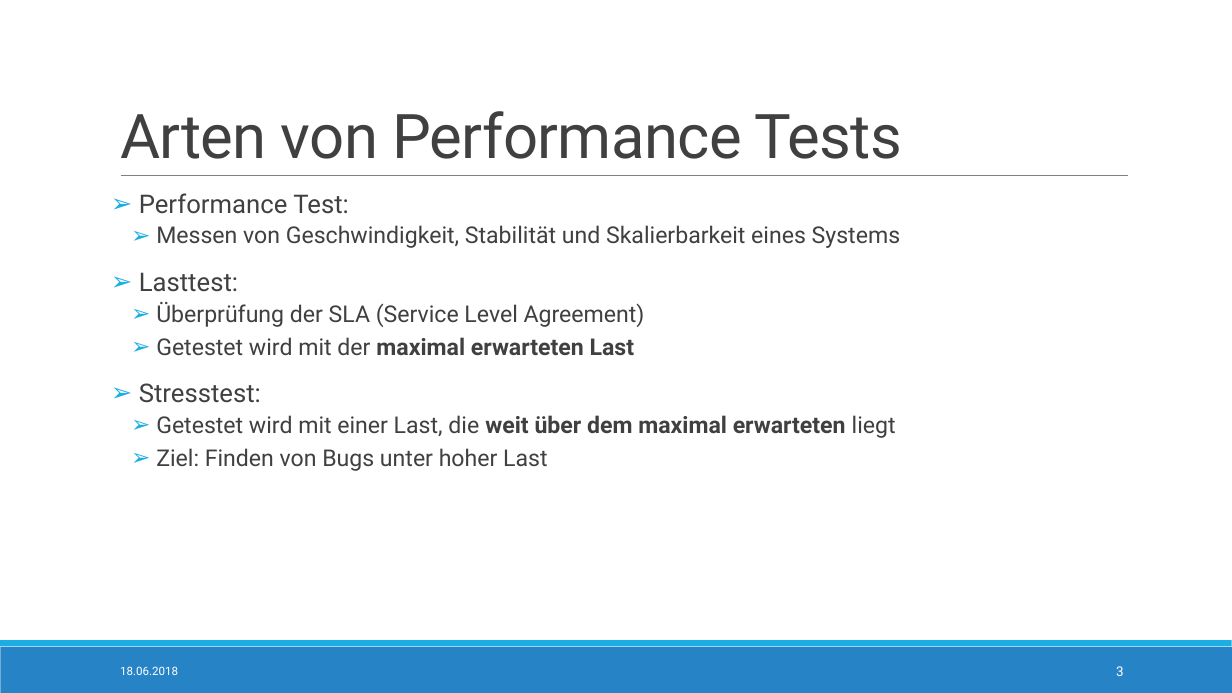
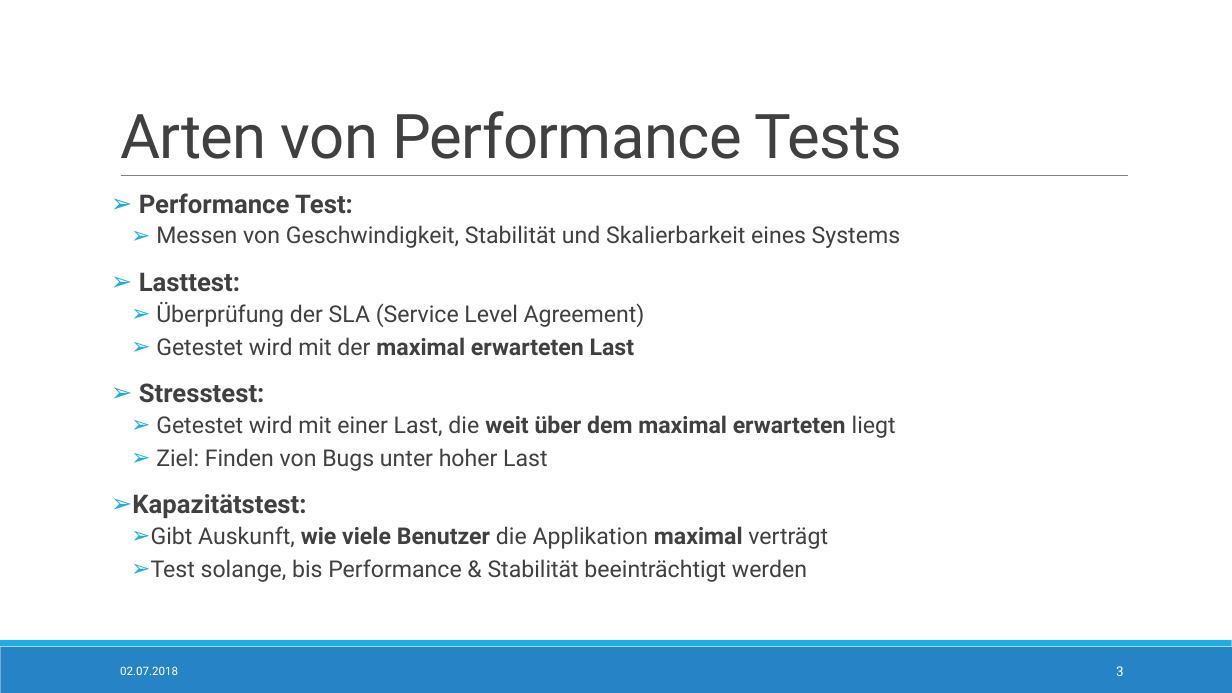
Before and after one commit to StTraeger/sqs-car-webservice, a slide deck: slide 3 of LoadTesting.pptx. Drawn at 1232x693 pixels with LibreOffice and Linux fonts; fonts in the diff are those of the drawing. Boxes give left, top, right and bottom in pixels: in the first picture for what was removed or moved away, otherwise in the second. Text is boxed around its words. In the diff, an @@ line names an element or a change of style, - is before the commit and + after.

```diff
--- a/LoadTesting.pptx
+++ b/LoadTesting.pptx
@@ text at box(139, 193, 353, 403): bold on in "Performance Test:", "Lasttest:", "Stresstest:" @@
@@ text at box(132, 494, 828, 582): paragraphs added @@
+➢ Kapazitätstest:
+  ➢ Gibt Auskunft, wie viele Benutzer die Applikation maximal verträgt
+  ➢ Test solange, bis Performance & Stabilität beeinträchtigt werden
@@ text at box(120, 666, 178, 675): text changed @@
-18.06.2018
+02.07.2018
```
Also in this commit, not shown: 9 other slides changed, 1 slide removed.
